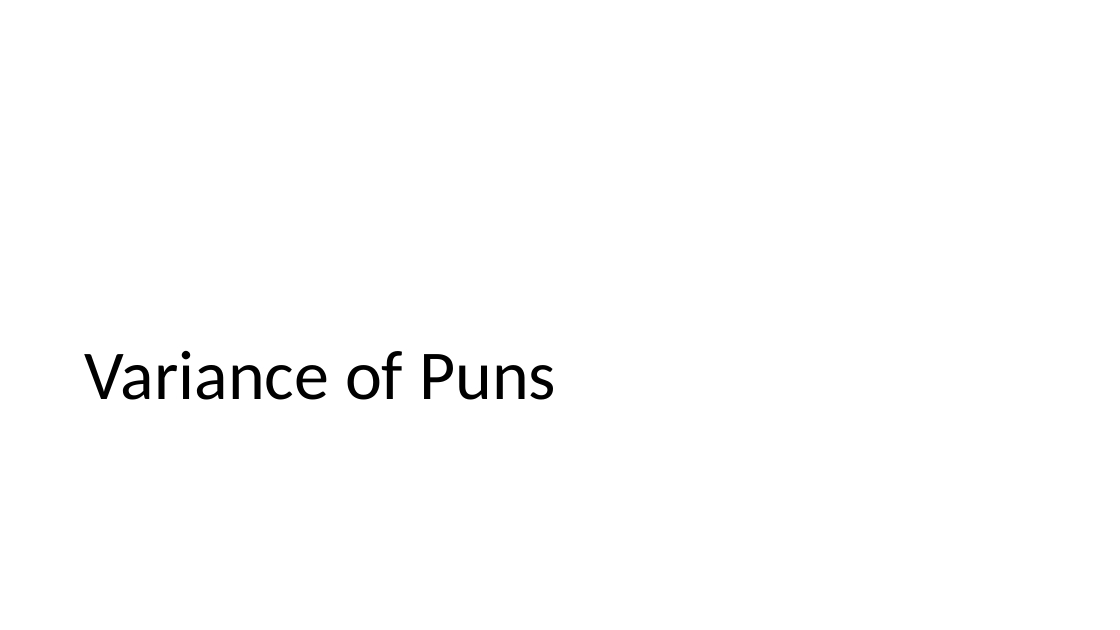
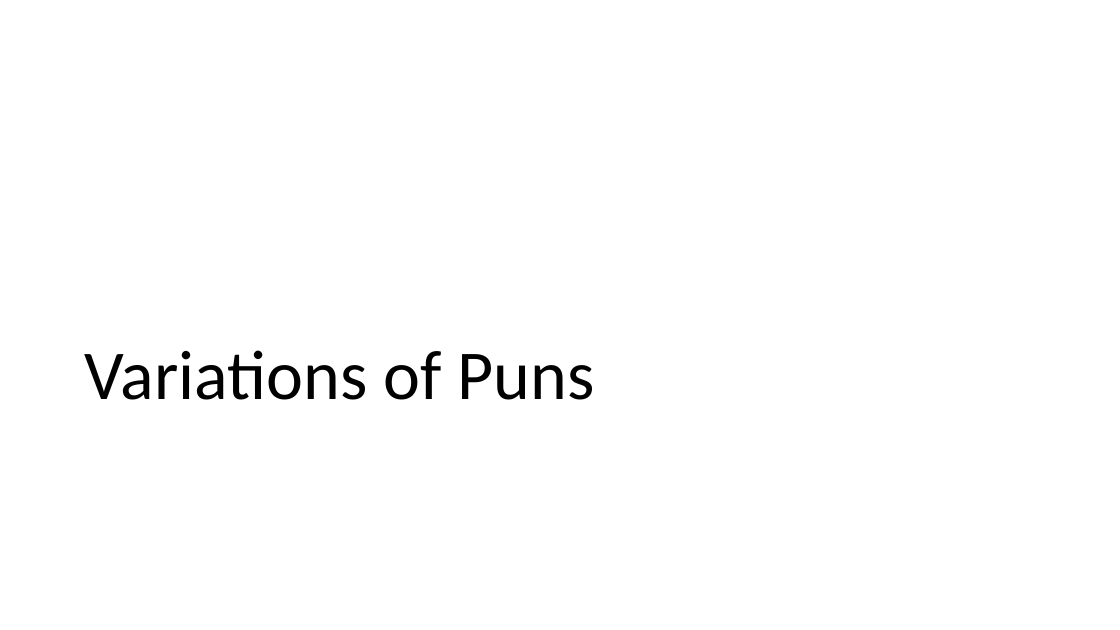
Before and after one commit to sciphie/JokeGPT, a slide deck: slide 9 of ChatGPT is fun –.pptm (slide 8 before the commit). Drawn at 1120x630 pixels with LibreOffice and Linux fonts; fonts in the diff are those of the drawing. Boxes give left, top, right and bottom in pixels: in the first picture for what was removed or moved away, otherwise in the second. Text is boxed around its words. In the diff, an @@ line names an element or a change of style, - is before the commit and + after.

```diff
--- a/ChatGPT is fun –.pptm
+++ b/ChatGPT is fun –.pptm
@@ title at (85,350,594,400): text changed @@
-Variance of Puns
+Variations of Puns
```
Also in this commit, not shown: 13 other slides changed, 7 slides added, 1 slide removed.
